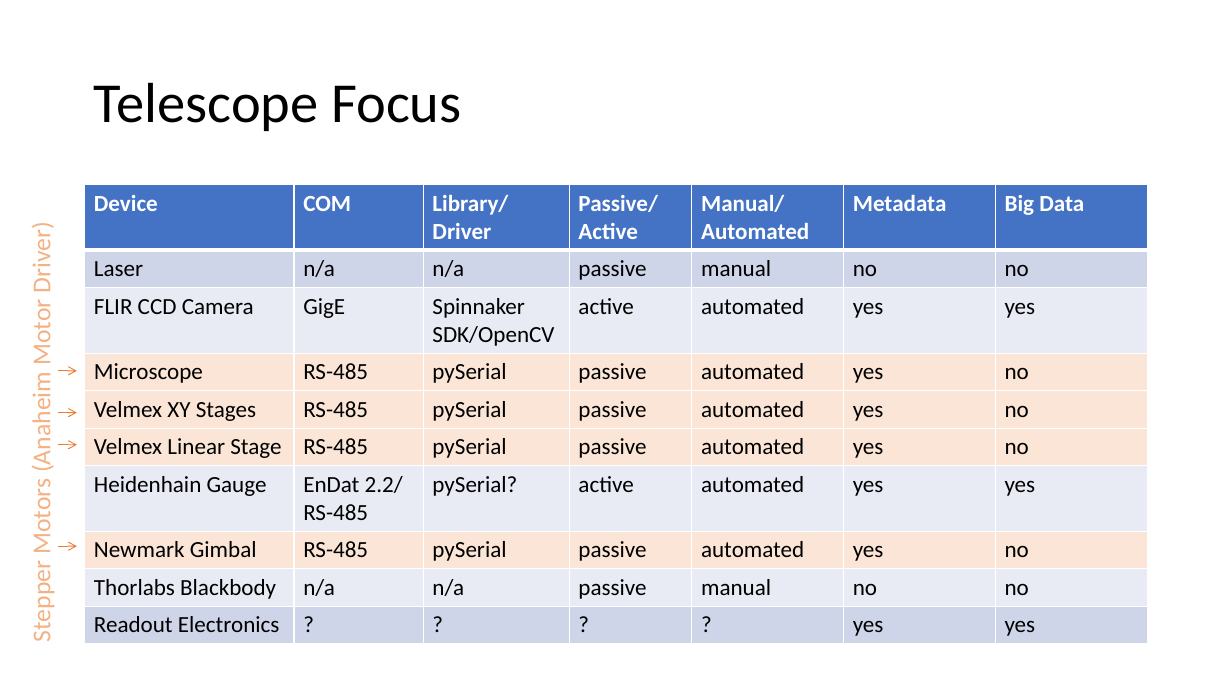
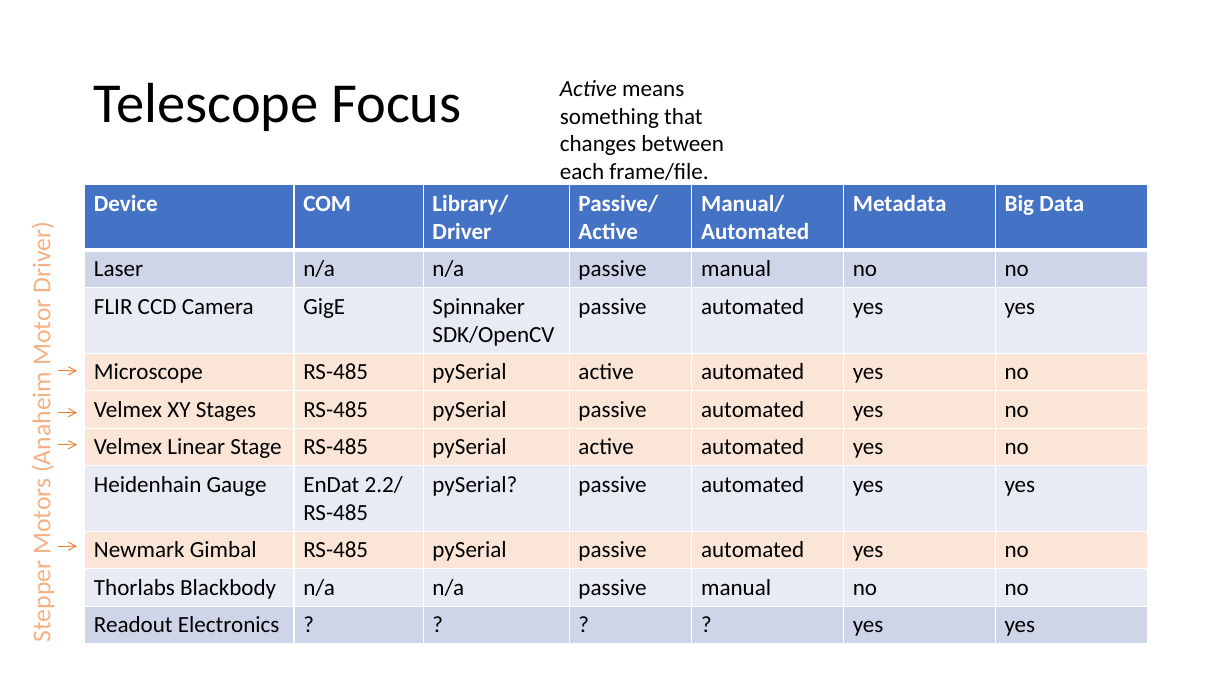
Before and after one commit to samcondon4/SPHEREx-lab-tools, a slide deck: slide 8 of SPHEREx-Calibration-Automation/presentations/SPHEREx_Calibration_Automation_Plan__Optics_Meeting_02162021.pptx. Drawn at 1232x693 pixels with LibreOffice and Linux fonts; fonts in the diff are those of the drawing. Boxes give left, top, right and bottom in pixels: in the first picture for what was removed or moved away, otherwise in the second. Text is boxed around its words. In the diff, an @@ line names an element or a change of style, - is before the commit and + after.

```diff
--- a/SPHEREx-Calibration-Automation/presentations/SPHEREx_Calibration_Automation_Plan__Optics_Meeting_02162021.pptx
+++ b/SPHEREx-Calibration-Automation/presentations/SPHEREx_Calibration_Automation_Plan__Optics_Meeting_02162021.pptx
@@ text added at bbox=[560, 80, 724, 186], 18 pt, text #000000 @@
+Active means something that changes between each frame/file.
@@ table at bbox=[85, 185, 1148, 641] @@
-row 3, column 4: active
+row 3, column 4: passive
-row 4, column 4: passive
+row 4, column 4: active
-row 6, column 4: passive
+row 6, column 4: active
-row 7, column 4: active
+row 7, column 4: passive
```
Also in this commit, not shown: 3 other slides changed.
